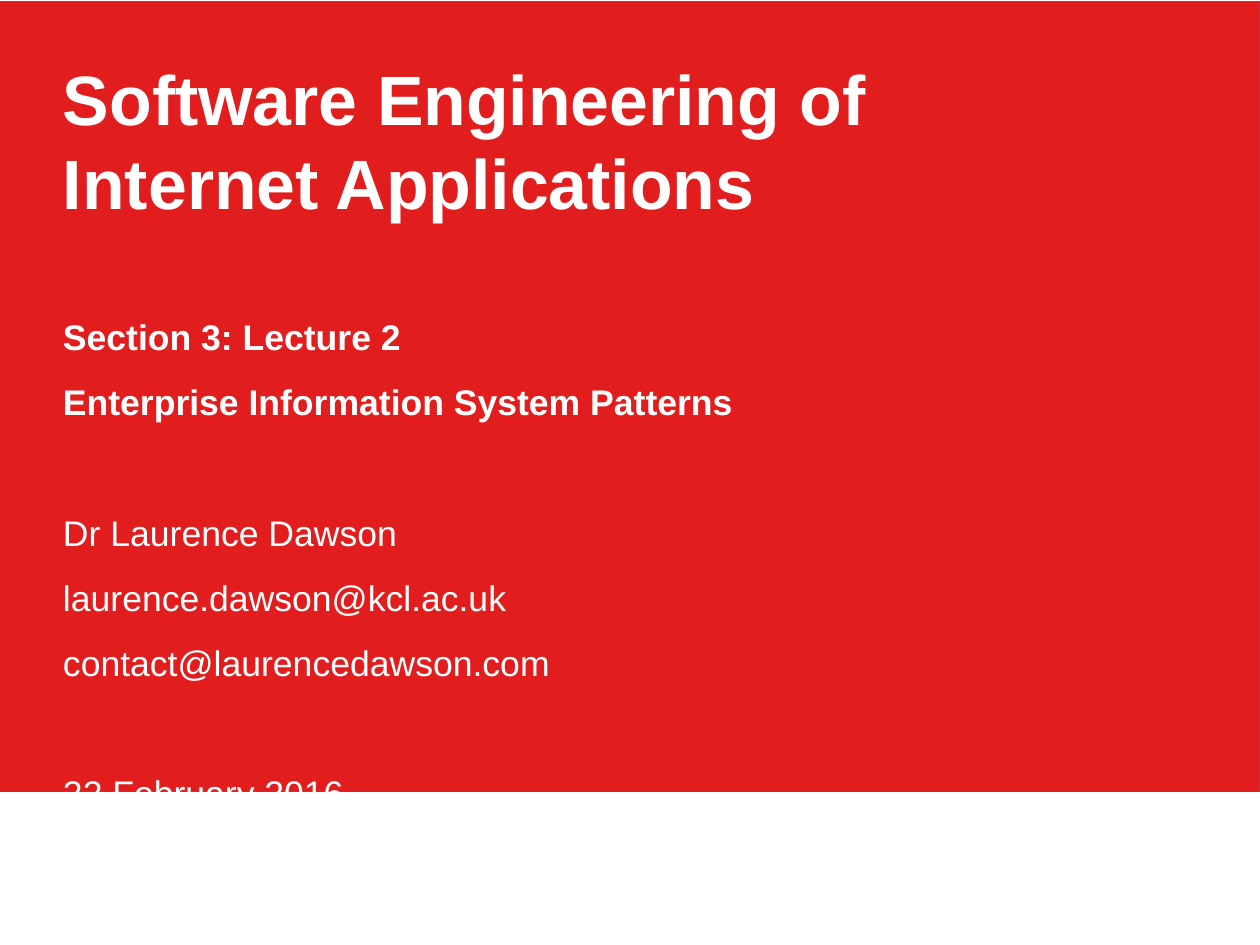
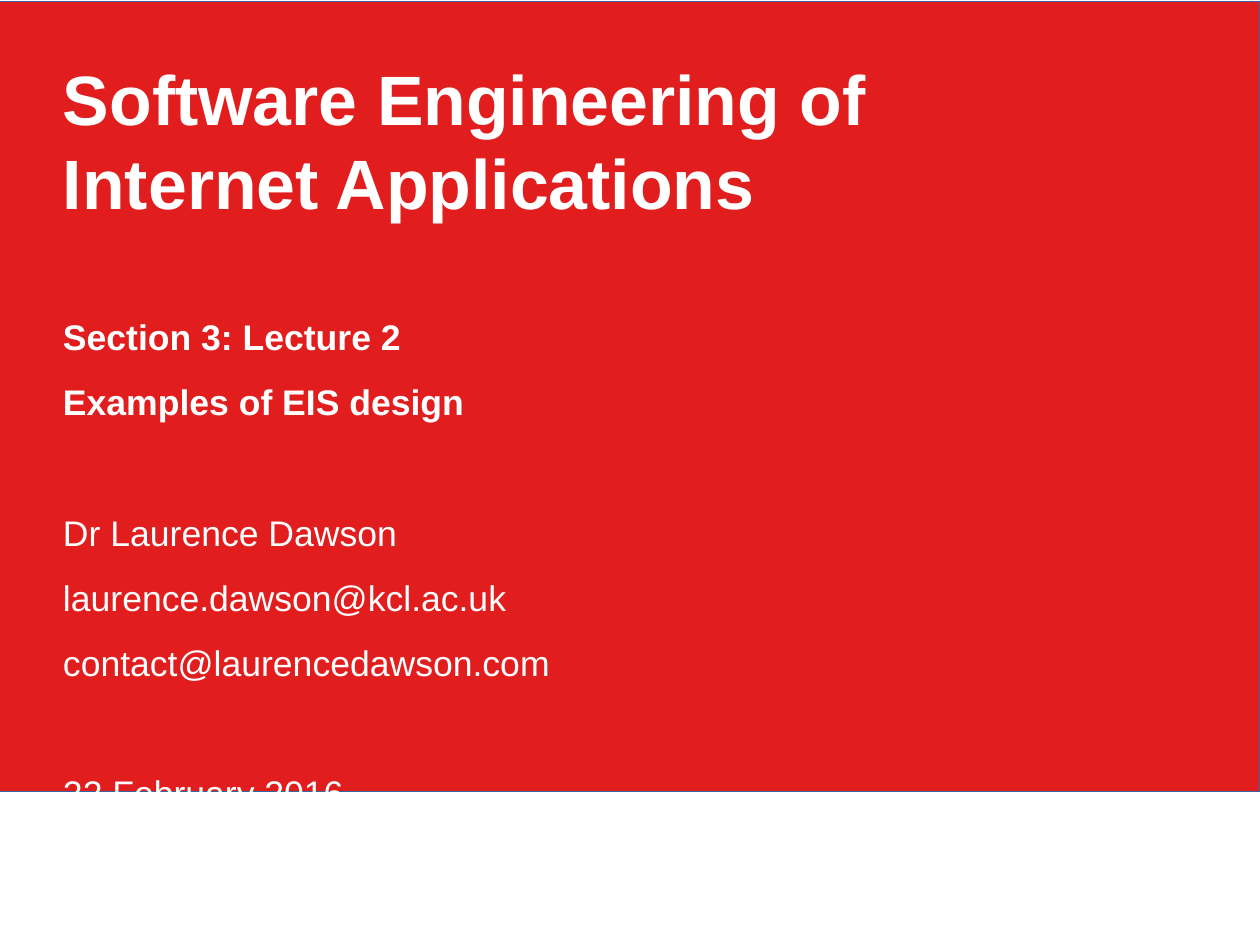
Before and after one commit to laurencedawson/6CCS3SIA, a slide deck: slide 1 of Lectures/Lecture 2/Lecture_2_Dawson.odp. Drawn at 1260x945 pixels with LibreOffice and Linux fonts; fonts in the diff are those of the drawing; background and template pictures are left out. Boxes give left, top, right and bottom in pixels: in the first picture for what was removed or moved away, otherwise in the second. Text is boxed around its words. In the diff, an @@ line names an element or a change of style, - is before the commit and + after.

Commit message:
Added lecture 2 and 3.

```diff
--- a/Lectures/Lecture 2/Lecture_2_Dawson.odp
+++ b/Lectures/Lecture 2/Lecture_2_Dawson.odp
@@ text at [63, 389, 463, 423]: text changed @@
-Enterprise Information System Patterns
+Examples of EIS design
```
Also in this commit, not shown: 2 slides added, 15 other files.
